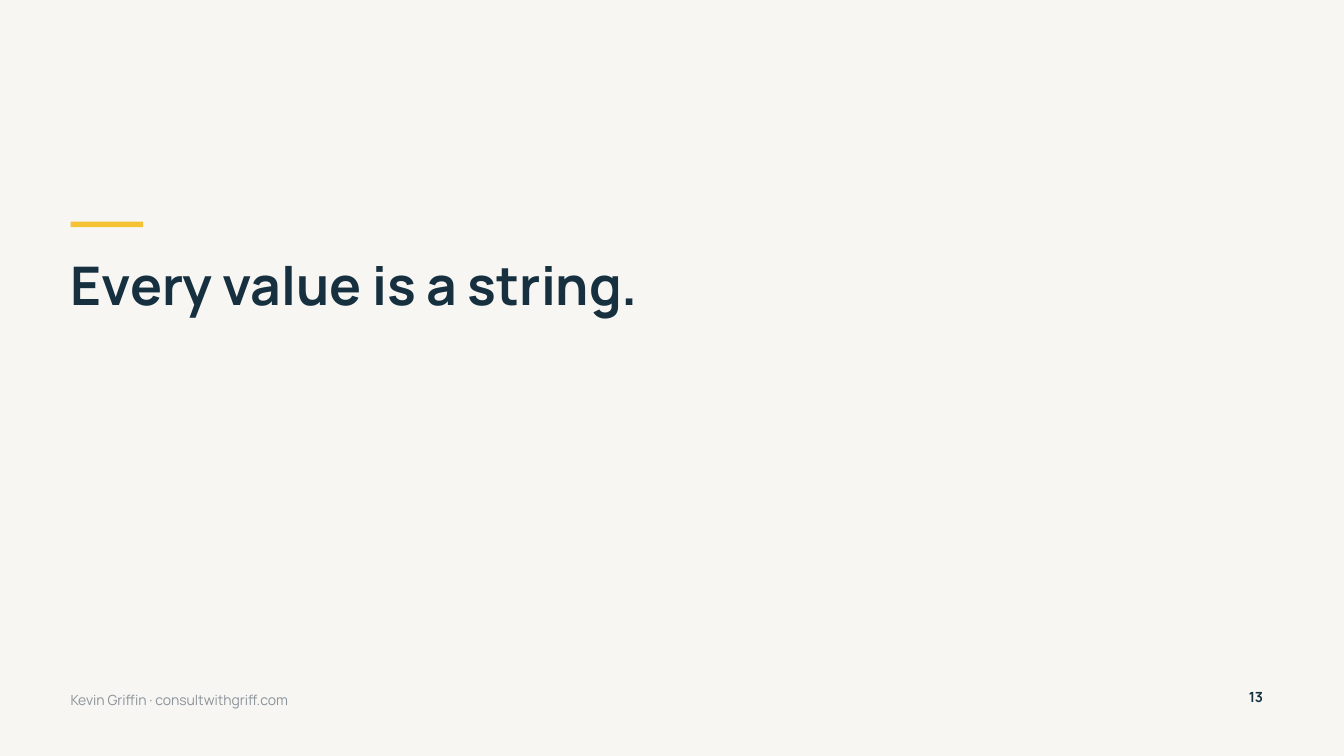
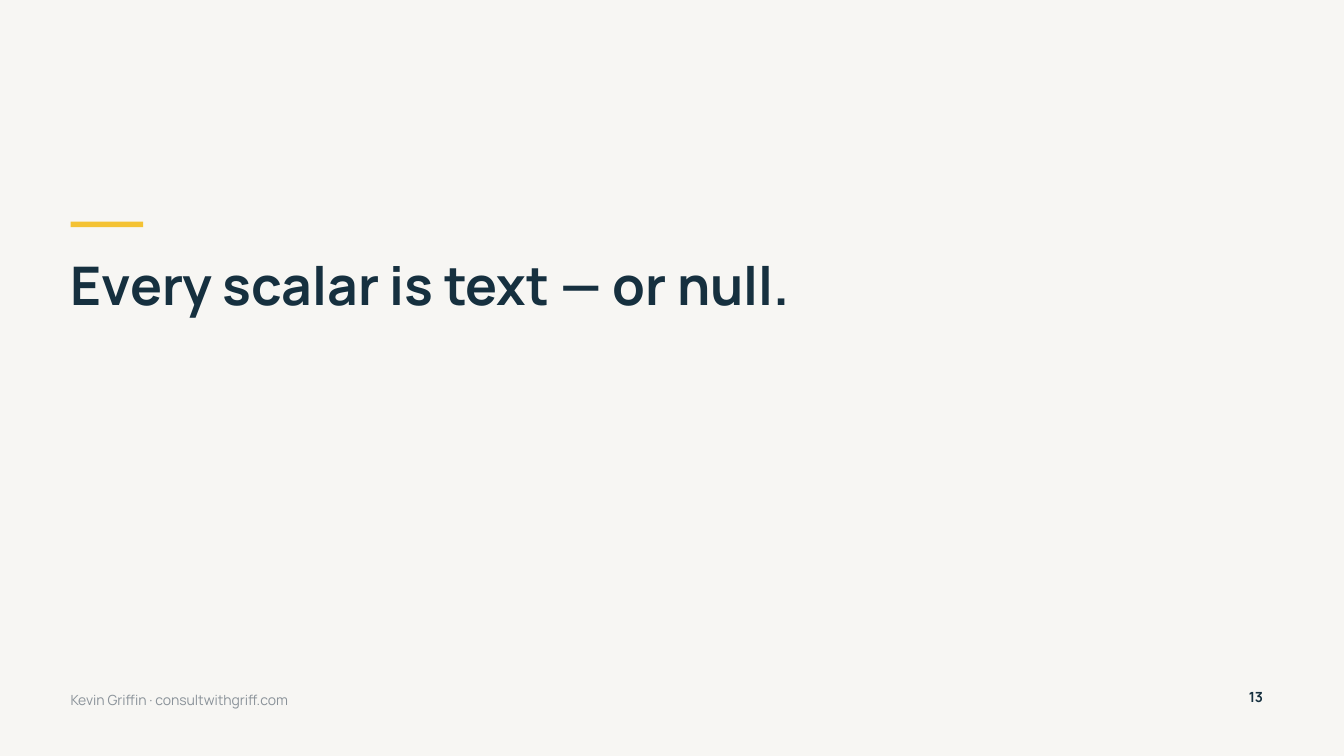
Before and after one commit to 1kevgriff/modern-dotnet-configuration, a slide deck: slide 13 of slides/modern-dotnet-configuration.pptx. Drawn at 1344x756 pixels with LibreOffice and Linux fonts; fonts in the diff are those of the drawing. Boxes give left, top, right and bottom in pixels: in the first picture for what was removed or moved away, otherwise in the second. Text is boxed around its words. In the diff, an @@ line names an element or a change of style, - is before the commit and + after.

```diff
--- a/slides/modern-dotnet-configuration.pptx
+++ b/slides/modern-dotnet-configuration.pptx
@@ title at [71, 266, 790, 318]: text changed @@
-Every value is a string.
+Every scalar is text — or null.
```
Also in this commit, not shown: 1 other slide changed, 2 other files.
